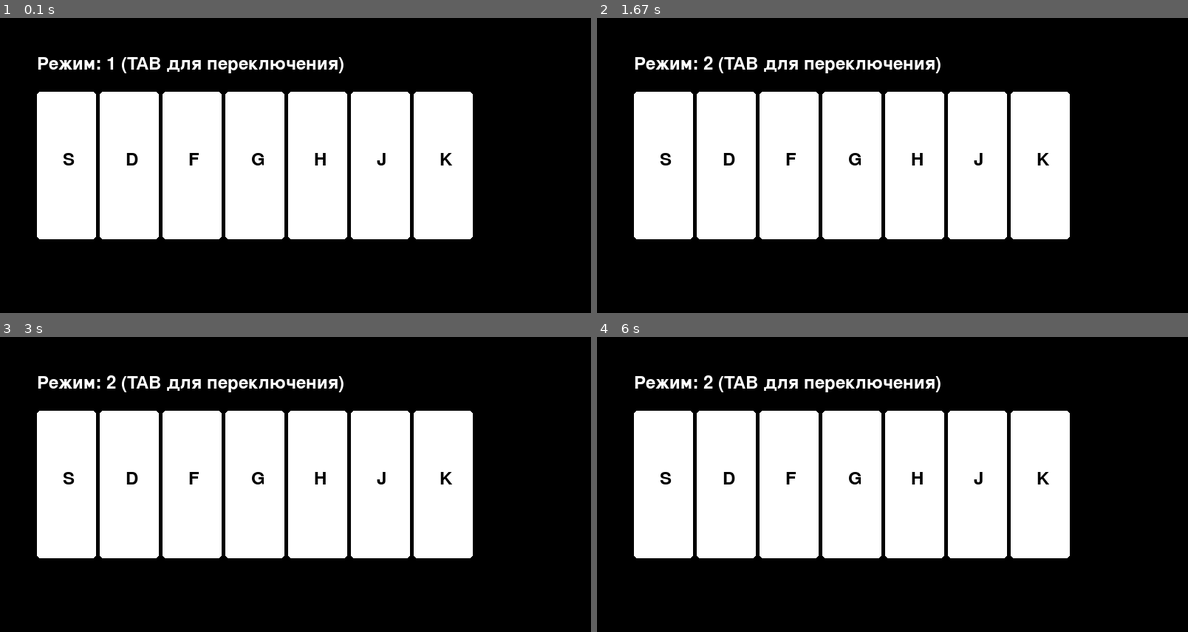
Above: before the commit, frames 1-4 (two rows, left to right).
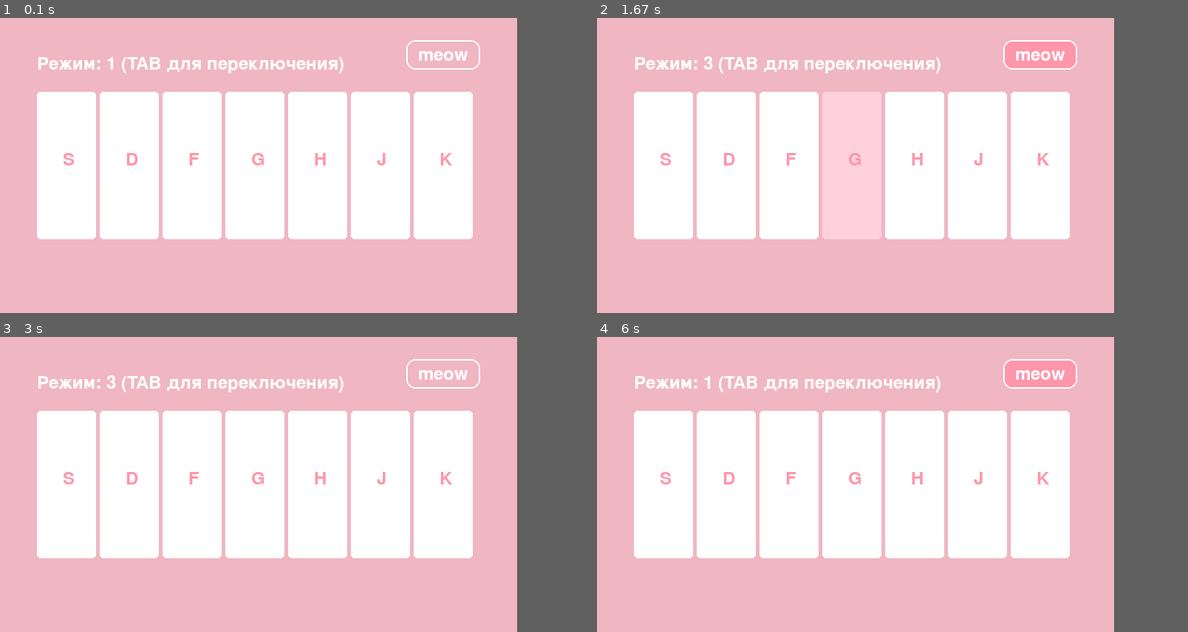
Above: after the commit, the same moments.

Repository: Barnaeva/virtual_piano
Game: pygame game, started from pygame_temp.py
The game is run twice, just before and just after one commit, with the same random seed, the same clock (stepped at 60 frames per second) and the same inputs.
Inputs (mouse positions are in pixels of both pictures, inside the frame that each line leads up to):
- Up to frame 1 (0.1 s): no input
- Up to frame 2 (1.67 s): hold Tab 0.33-0.8 s; hold D 0.33-0.8 s; tap F at 0.83 s; click (1040, 53) at 1.22 s, where only the run after the commit has a clickable "meow"; tap G at 1.5 s
- Up to frame 3 (3 s): tap H at 1.83 s; click (307, 549) at 2.22 s
- Up to frame 4 (6 s): tap J at 3 s; hold S 3.83-4.3 s; tap K at 4.33 s; click (1040, 372) at 5.88 s, where only the run after the commit has a clickable "meow"
In our replay, the window is 800x400 before the commit and 700x400 after it. These sizes can differ from the game's own. Grey fills any space a smaller window leaves; there, only what the larger window draws over its background counts as a difference.

The runs differ from the first frame. In frame 1, 52% of the frame differs, in the area x 0-88%, y 0-100%; in frame 2, 57%; in frame 3, 52%; in frame 4, 52%.

Commit message:
добавила 3-ий режим, добавила класс для кнопок

Diff:
--- /dev/null
+++ b/Button.py
@@ -0,0 +1,43 @@
+import pygame
+
+
+class ImageButton:
+    def __init__(self, x, y, width, height, text, color, hover_color=None, sound_path=None):
+        self.x = x
+        self.y = y
+        self.width = width
+        self.height = height
+        self.text = text
+        self.color = color
+        self.hover_color = hover_color if hover_color else color  # если не указан, используем основной цвет
+
+        self.rect = pygame.Rect(x, y, width, height)
+        self.sound = None
+        if sound_path:
+            self.sound = pygame.mixer.Sound(sound_path)
+        self.is_hovered = False
+
+    def draw(self, screen):
+        # Рисуем прямоугольник с цветом
+        current_color = self.hover_color if self.is_hovered else self.color
+        pygame.draw.rect(screen, current_color, self.rect, border_radius=12)
+
+        # Добавляем обводку для красоты
+        pygame.draw.rect(screen, (255, 255, 255), self.rect, 2, border_radius=12)
+
+        # Рисуем текст
+        font = pygame.font.Font(None, 36)
+        text_surface = font.render(self.text, True, (255, 255, 255))
+        text_rect = text_surface.get_rect(center=self.rect.center)
+        screen.blit(text_surface, text_rect)
+
+    def check_hover(self, mouse_pos):
+        self.is_hovered = self.rect.collidepoint(mouse_pos)
+
+    def handle_event(self, event):
+        if event.type == pygame.MOUSEBUTTONDOWN and event.button == 1 and self.is_hovered:
+            if self.sound:
+                self.sound.play()
+            pygame.event.post(pygame.event.Event(pygame.USEREVENT, button=self))
+            return True
+        return False
--- a/pygame_temp.py
+++ b/pygame_temp.py
@@ -1,23 +1,24 @@
 import pygame
+from Button import ImageButton
 
-WIDTH = 800
+WIDTH = 700
 HEIGHT = 400
 FPS = 30
 
+LIGHT_PINK_2 = (255, 150, 170)
+PASTEL_PINK = (255, 209, 220)
+LIGHT_PINK = (240, 182, 193)
 WHITE = (255, 255, 255)
-BLACK = (0, 0, 0)
-RED = (255, 0, 0)
-GREEN = (0, 255, 0)
-BLUE = (0, 0, 255)
-GRAY = (128, 128, 128)
+
 
 pygame.init()
-pygame.mixer.init()
+
+pygame.mixer.init(frequency=22050, size=-16, channels=2, buffer=512)
+pygame.mixer.set_num_channels(16)
 screen = pygame.display.set_mode((WIDTH, HEIGHT))
-pygame.display.set_caption("Мое пианино - Режим: Октава 1")
+pygame.display.set_caption("Мое пианино - Режим:  1")
 clock = pygame.time.Clock()
 
-# Разные наборы звуков (режимы)
 sound_modes = {
     "1": {
         'S': pygame.mixer.Sound("sounds/grandpiano/do.wav"),
@@ -36,6 +37,15 @@
         'H': pygame.mixer.Sound("sounds/piano/salt.wav"),
         'J': pygame.mixer.Sound("sounds/piano/la.wav"),
         'K': pygame.mixer.Sound("sounds/piano/si.wav")
+    },
+    "3": {
+        'S': pygame.mixer.Sound("sounds/bam/do.wav"),
+        'D': pygame.mixer.Sound("sounds/bam/re.wav"),
+        'F': pygame.mixer.Sound("sounds/bam/mi.wav"),
+        'G': pygame.mixer.Sound("sounds/bam/fa.wav"),
+        'H': pygame.mixer.Sound("sounds/bam/salt.wav"),
+        'J': pygame.mixer.Sound("sounds/bam/la.wav"),
+        'K': pygame.mixer.Sound("sounds/bam/si.wav")
     }
 }
 
@@ -43,63 +53,79 @@
 current_mode = "1"
 current_sounds = sound_modes[current_mode]
 
-# Количество клавиш (может меняться в зависимости от режима)
-key_count = 7  # для вашего текущего набора
+# Количество клавиш
+key_count = 7
 
+key_glow_time = [0] * key_count
+GLOW_DURATION = 300
+mode_button=ImageButton(550,30,100,40,"meow",(240, 182, 193),(255, 150, 170),"sounds/click.wav")
 # Цикл игры
 running = True
 while running:
     clock.tick(FPS)
+    current_time = pygame.time.get_ticks()  # текущее время
 
     for event in pygame.event.get():
         if event.type == pygame.QUIT:
             running = False
+        elif mode_button.handle_event(event):
+            current_mode = "2" if current_mode == "1" else "3" if current_mode == "2" else "1"
+            current_sounds = sound_modes[current_mode]
+            pygame.display.set_caption(f"Мое пианино - Режим: {current_mode}")
+        elif event.type == pygame.KEYDOWN:
+            match event.key:
+                case pygame.K_TAB:
+                    current_mode = "2" if current_mode == "1" else "3" if current_mode == "2" else "1"
+                    current_sounds = sound_modes[current_mode]
+                    pygame.display.set_caption(f"Мое пианино - Режим: {current_mode}")
 
-        elif event.type == pygame.KEYDOWN:
-            # Переключение режимов по клавише TAB
-            if event.key == pygame.K_TAB:
-                if current_mode == "1":
-                    current_mode = "2"
-                else:
-                    current_mode = "1"
-
-                current_sounds = sound_modes[current_mode]
-                pygame.display.set_caption(f"Мое пианино - Режим: {current_mode}")
-                print(f"Переключено на: {current_mode}")
-
-            # Воспроизведение нот
-            match event.key:
                 case pygame.K_s:
                     current_sounds['S'].play()
+                    key_glow_time[0] = current_time
                 case pygame.K_d:
                     current_sounds['D'].play()
+                    key_glow_time[1] = current_time
                 case pygame.K_f:
                     current_sounds['F'].play()
+                    key_glow_time[2] = current_time
                 case pygame.K_g:
                     current_sounds['G'].play()
+                    key_glow_time[3] = current_time
                 case pygame.K_h:
                     current_sounds['H'].play()
+                    key_glow_time[4] = current_time
                 case pygame.K_j:
                     current_sounds['J'].play()
+                    key_glow_time[5] = current_time
                 case pygame.K_k:
                     current_sounds['K'].play()
+                    key_glow_time[6] = current_time
+        mode_button.handle_event(event)
 
     # Отрисовка
-    screen.fill(BLACK)
+    screen.fill(LIGHT_PINK)
 
-    # Рисуем белые клавиши
+    mode_button.check_hover(pygame.mouse.get_pos())
+    mode_button.draw(screen)
+
     for i in range(key_count):
-        pygame.draw.rect(screen, WHITE, (50 + i * 85, 100, 80, 200), 0, 5)
+        # Проверяем, нужно ли подсвечивать клавишу
+        if key_glow_time[i] > 0 and (current_time - key_glow_time[i]) < GLOW_DURATION:
+            color = PASTEL_PINK
+        else:
+            color = WHITE  # обычная клавиша
+            if key_glow_time[i] > 0:
+                key_glow_time[i] = 0  # сбрасываем таймер
 
-    # Отображаем текущий режим на экране
+        pygame.draw.rect(screen, color, (50 + i * 85, 100, 80, 200), 0, 5)
+
     font = pygame.font.Font(None, 36)
     mode_text = font.render(f"Режим: {current_mode} (TAB для переключения)", True, WHITE)
     screen.blit(mode_text, (50, 50))
 
-    # Подписи клавиш
     key_labels = ['S', 'D', 'F', 'G', 'H', 'J', 'K']
     for i, label in enumerate(key_labels):
-        key_text = font.render(label, True, BLACK)
+        key_text = font.render(label, True, LIGHT_PINK_2)
         screen.blit(key_text, (85 + i * 85, 180))
 
     pygame.display.flip()
Not shown, added: sounds/bam/do.wav
Not shown, added: sounds/bam/fa.wav
Not shown, added: sounds/bam/la.wav
Not shown, added: sounds/bam/mi.wav
Not shown, added: sounds/bam/re.wav
Not shown, added: sounds/bam/salt.wav
Not shown, added: sounds/bam/si.wav
Not shown, added: sounds/click.wav
